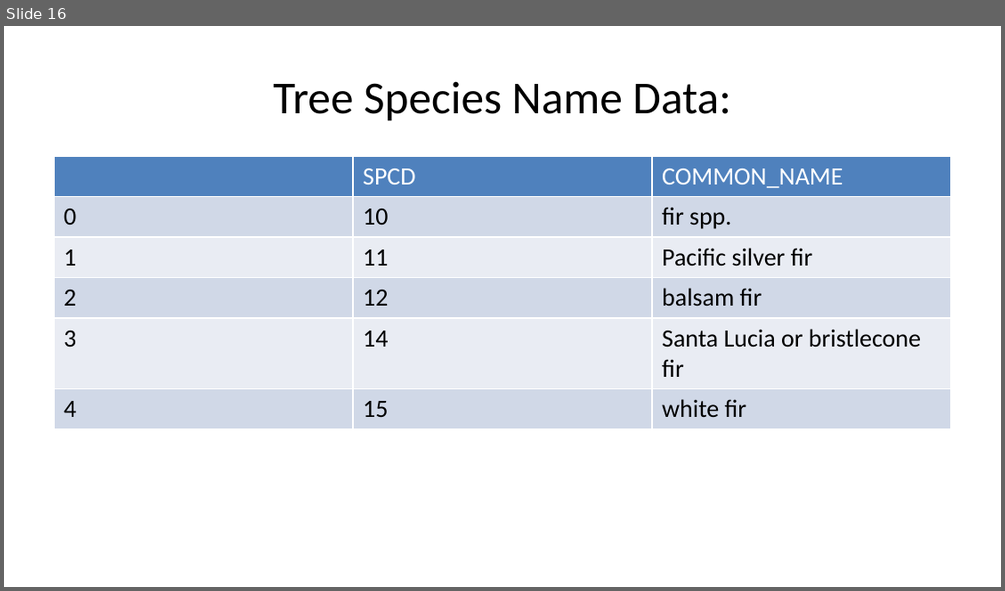
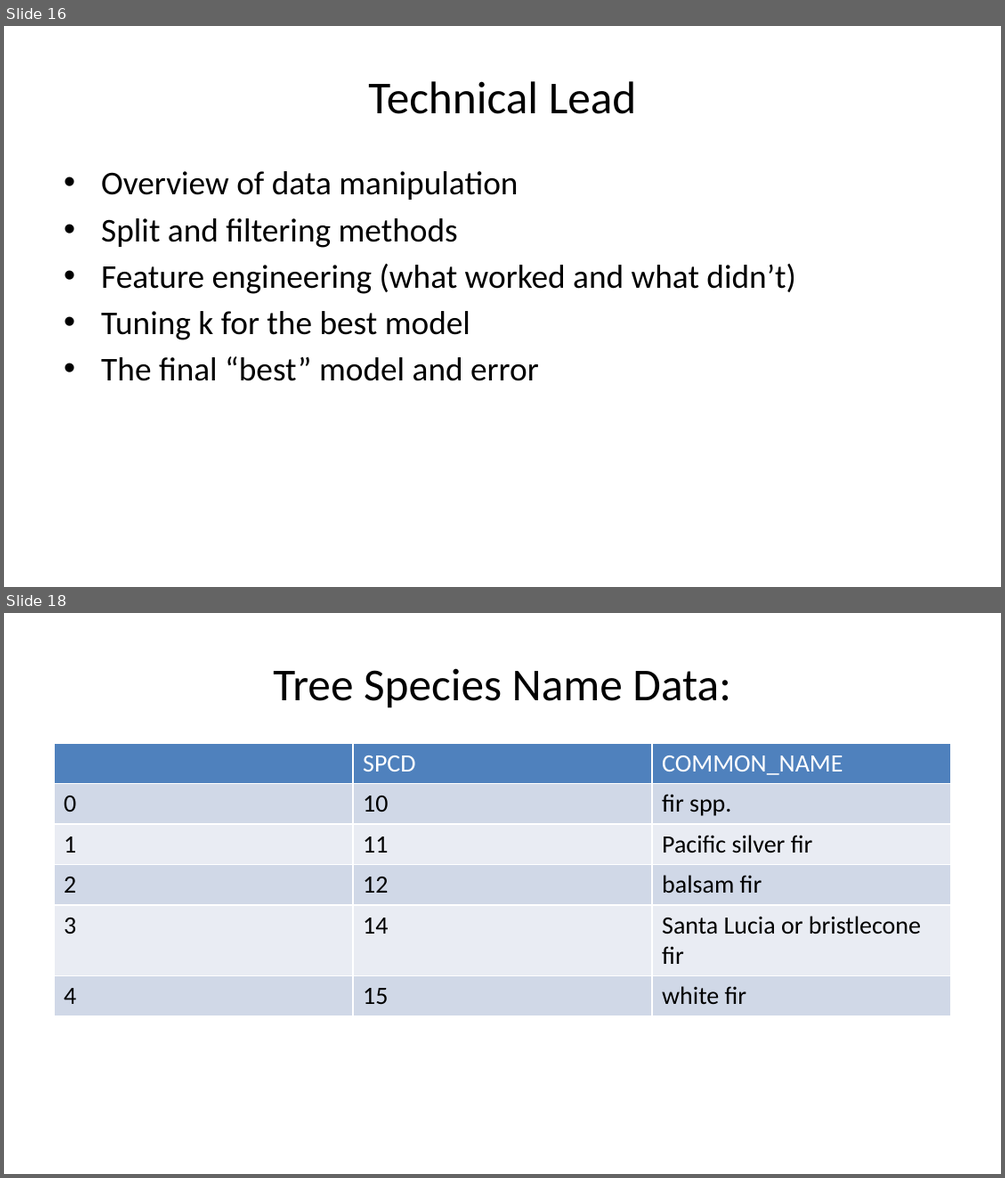
Before and after one commit to deancallahan25/Redwood-Analytics-Portfolio, a slide deck: Project-3/presentation.pptx. Shown one above the other, each under a label of ours: slide 16 before the commit, slides 16 and 18 after it; the slides between them are not shown. The pictures are 1005x591 and 1005x1178 pixels, drawn with LibreOffice and Linux fonts; fonts in the diff are those of the drawing. Boxes give left, top, right and bottom in pixels: in the first picture for what was removed or moved away, otherwise in the second. Text is boxed around its words. In the diff, an @@ line names an element or a change of style, - is before the commit and + after.

```diff
--- a/Project-3/presentation.pptx
+++ b/Project-3/presentation.pptx
@@ slide 16 added at box(4, 26, 1001, 587), background #FFFFFF @@
@@ title added at box(368, 81, 637, 114), 33 pt, text #000000 @@
+Technical Lead
@@ text added at box(101, 171, 795, 381), 24 pt, text #000000 @@
+• Overview of data manipulation
+• Split and filtering methods
+• Feature engineering (what worked and what didn’t)
+• Tuning k for the best model
+• The final “best” model and error
@@ what was slide 16 is now slide 18 @@
```
Also in this commit, not shown: 3 slides changed, 3 other slides added, 1 slide removed.
